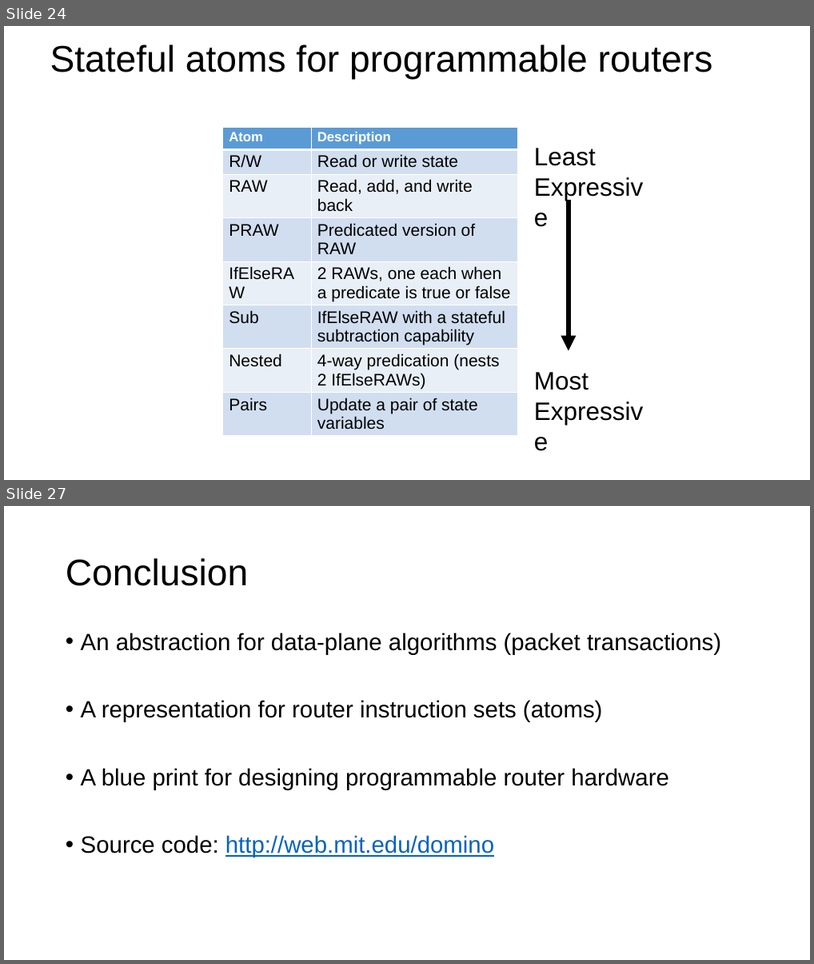
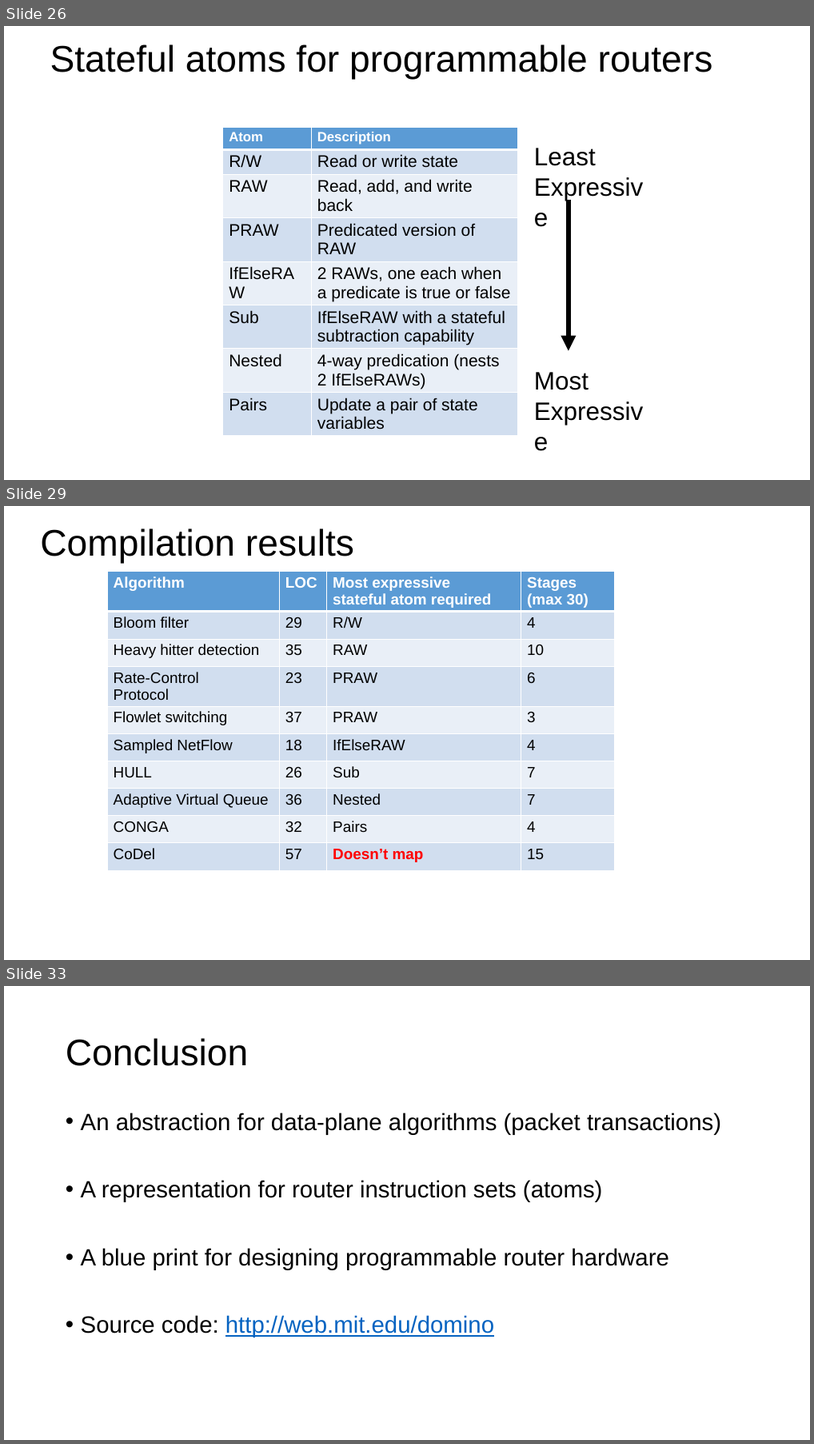
Before and after one commit to anirudhSK/pifo-domino-marple-ppts, a slide deck: domino_sigcomm.pptx. Shown one above the other, each under a label of ours: slides 24 and 27 before the commit, slides 26, 29 and 33 after it; the slides between them are not shown. The pictures are 814x964 and 814x1444 pixels, drawn with LibreOffice and Linux fonts; fonts in the diff are those of the drawing. Boxes give left, top, right and bottom in pixels: in the first picture for what was removed or moved away, otherwise in the second. Text is boxed around its words. In the diff, an @@ line names an element or a change of style, - is before the commit and + after.

```diff
--- a/domino_sigcomm.pptx
+++ b/domino_sigcomm.pptx
@@ slide 29 added at (4, 506, 810, 960), background #FFFFFF @@
@@ title added at (40, 528, 354, 564), 44 pt, text #000000 @@
+Compilation results
@@ table added at (107, 572, 615, 875), 10 rows, 4 columns @@
+Algorithm | LOC | Most expressive / stateful atom required | Stages / (max 30)
+Bloom filter | 29 | R/W | 4
+Heavy hitter detection | 35 | RAW | 10
+Rate-Control / Protocol | 23 | PRAW | 6
+Flowlet switching | 37 | PRAW | 3
+Sampled NetFlow | 18 | IfElseRAW | 4
+HULL | 26 | Sub | 7
+Adaptive Virtual Queue | 36 | Nested | 7
+CONGA | 32 | Pairs | 4
+CoDel | 57 | Doesn’t map | 15
@@ what was slide 24 is now slide 26 @@
@@ what was slide 27 is now slide 33 @@
```
Also in this commit, not shown: 8 slides changed, 7 other slides added, 1 slide removed.
